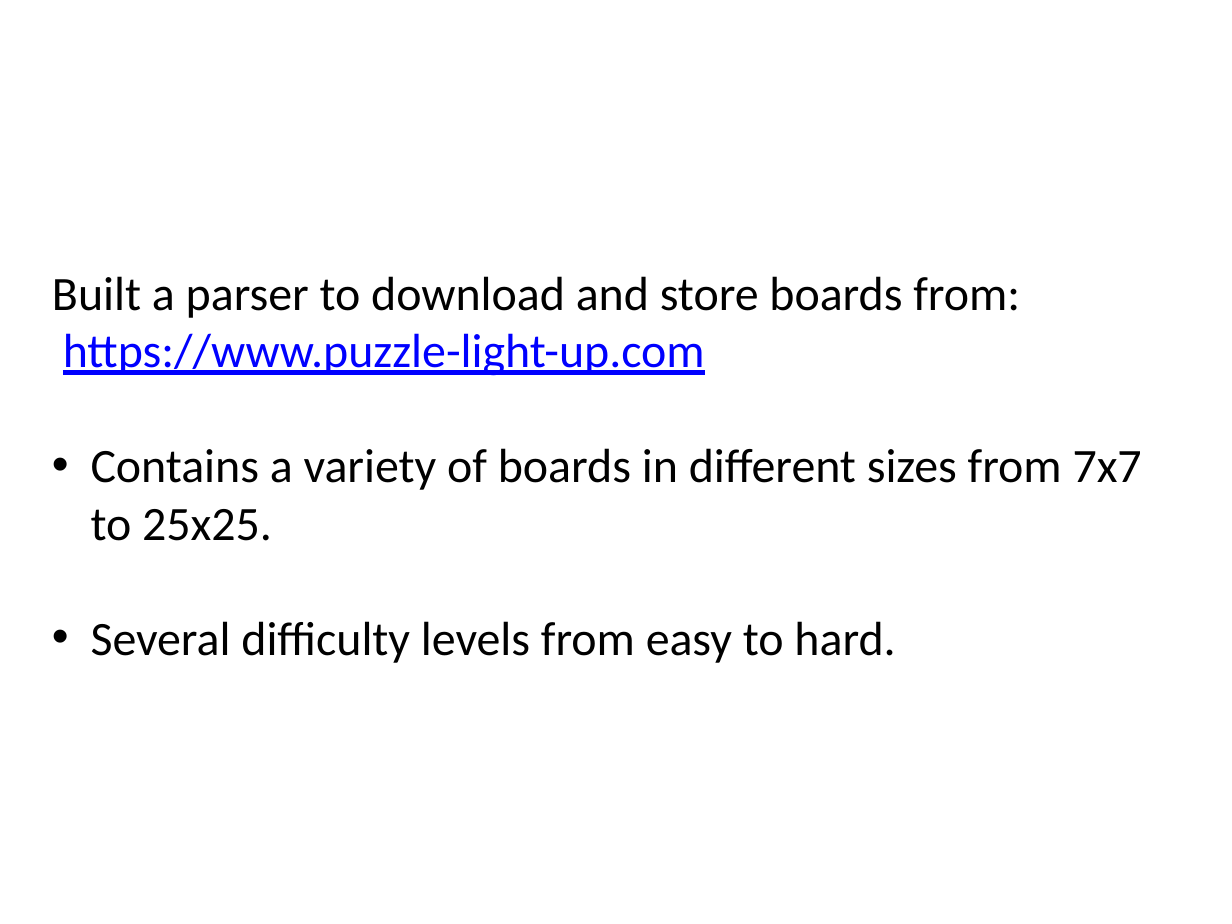
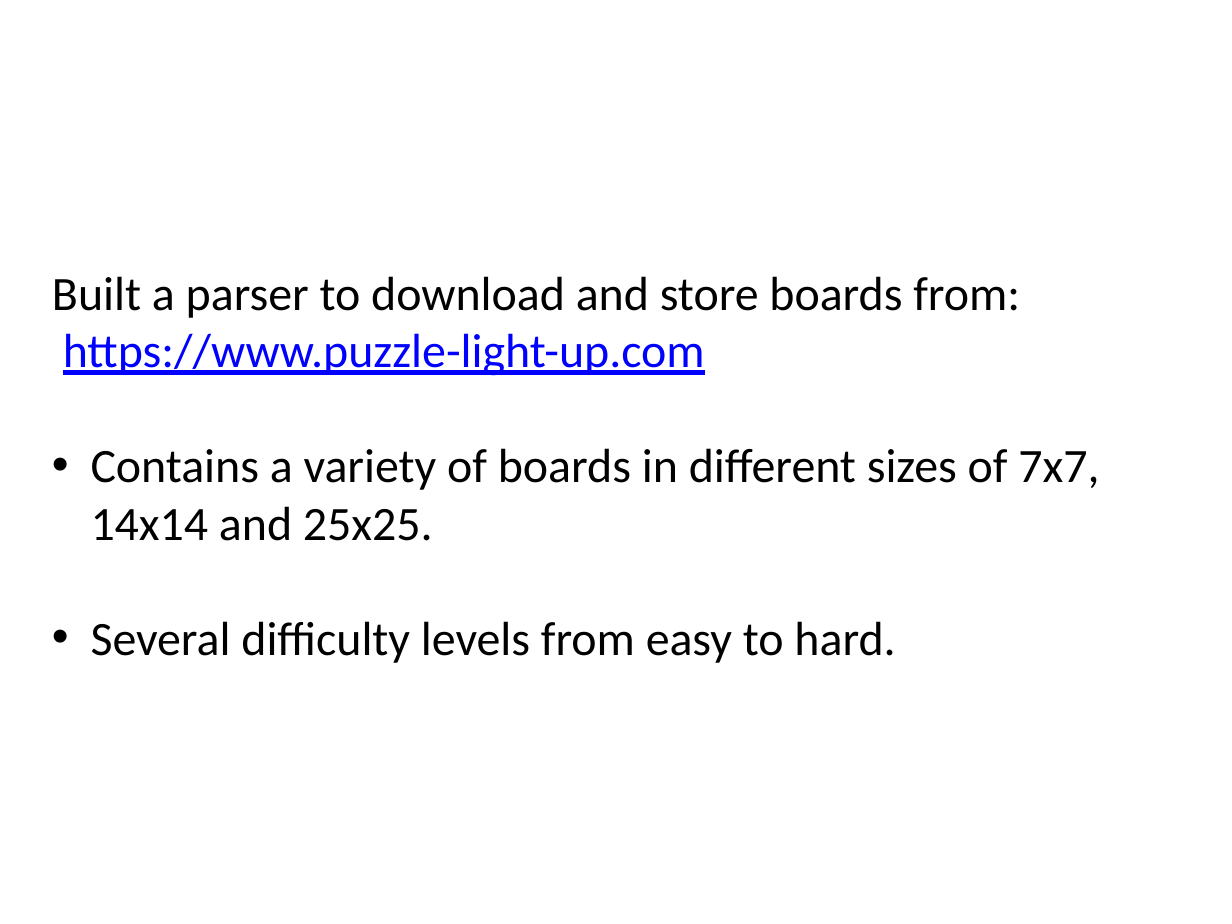
Before and after one commit to LironAvr/EvolutionaryLightsUp, a slide deck: slide 14 of presentation.pptx (slide 13 before the commit). Drawn at 1232x924 pixels with LibreOffice and Linux fonts; fonts in the diff are those of the drawing; background and template pictures are left out. Boxes give left, top, right and bottom in pixels: in the first picture for what was removed or moved away, otherwise in the second. Text is boxed around its words. In the diff, an @@ line names an element or a change of style, - is before the commit and + after.

```diff
--- a/presentation.pptx
+++ b/presentation.pptx
@@ text at (91,448,1099,541): text changed @@
-• Contains a variety of boards in different sizes from 7x7 to 25x25.
+• Contains a variety of boards in different sizes of 7x7, 14x14 and 25x25.
```
Also in this commit, not shown: 1 other slide changed, 2 slides added, 1 slide removed, 1 other file.
